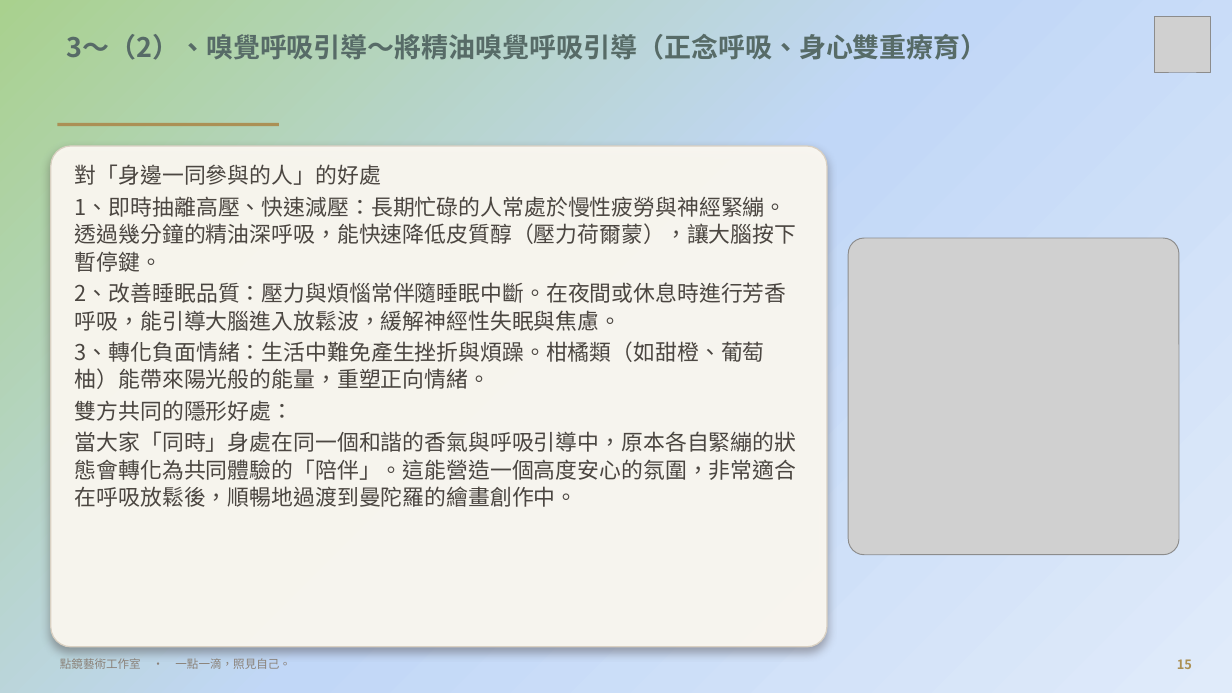
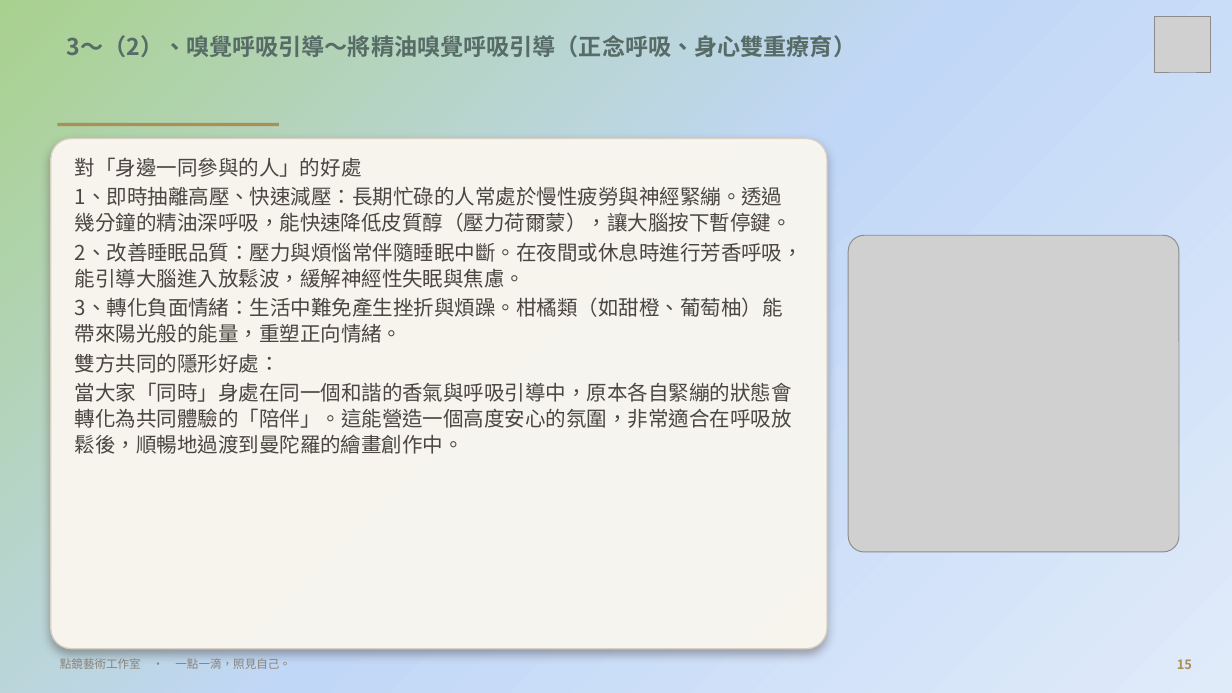
Before and after one commit to serina168/mandala-beginner, a slide deck: slide 15 of 繽紛五感體驗曼陀羅書籤畫_課程大綱.pptx. Drawn at 1232x693 pixels with LibreOffice and Linux fonts; fonts in the diff are those of the drawing; grey boxes stand for pictures; background and template pictures are left out. Boxes give left, top, right and bottom in pixels: in the first picture for what was removed or moved away, otherwise in the second. Text is boxed around its words. In the diff, an @@ line names an element or a change of style, - is before the commit and + after.

```diff
--- a/繽紛五感體驗曼陀羅書籤畫_課程大綱.pptx
+++ b/繽紛五感體驗曼陀羅書籤畫_課程大綱.pptx
@@ title "3～（2）、嗅覺呼吸引導～將精油嗅覺呼吸引導（正念呼吸、身心雙重療育）" at (67,32,857,61): size 21 to 18 pt @@
@@ rounded rectangle: place and size @@
-rounded rectangle at (51,146,827,647)
+rounded rectangle at (51,139,827,649)
@@ text "對「身邊一同參與的人」的好處": place and size @@
-text "對「身邊一同參與的人」的好處" at (75,164,797,507)
+text "對「身邊一同參與的人」的好處" at (75,157,803,454)
@@ text "對「身邊一同參與的人」的好處" at (75,157,803,454): size 17 to 16 pt @@
```
Also in this commit, not shown: 17 other slides changed, 2 other files.
